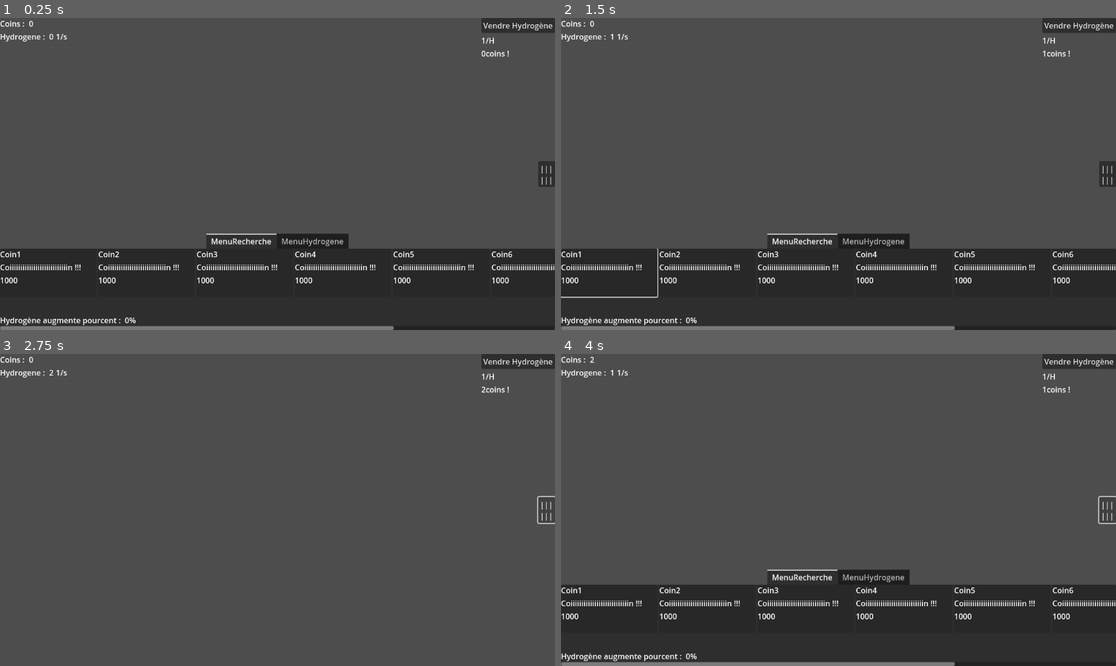
Above: before the commit, frames 1-4 (two rows, left to right).
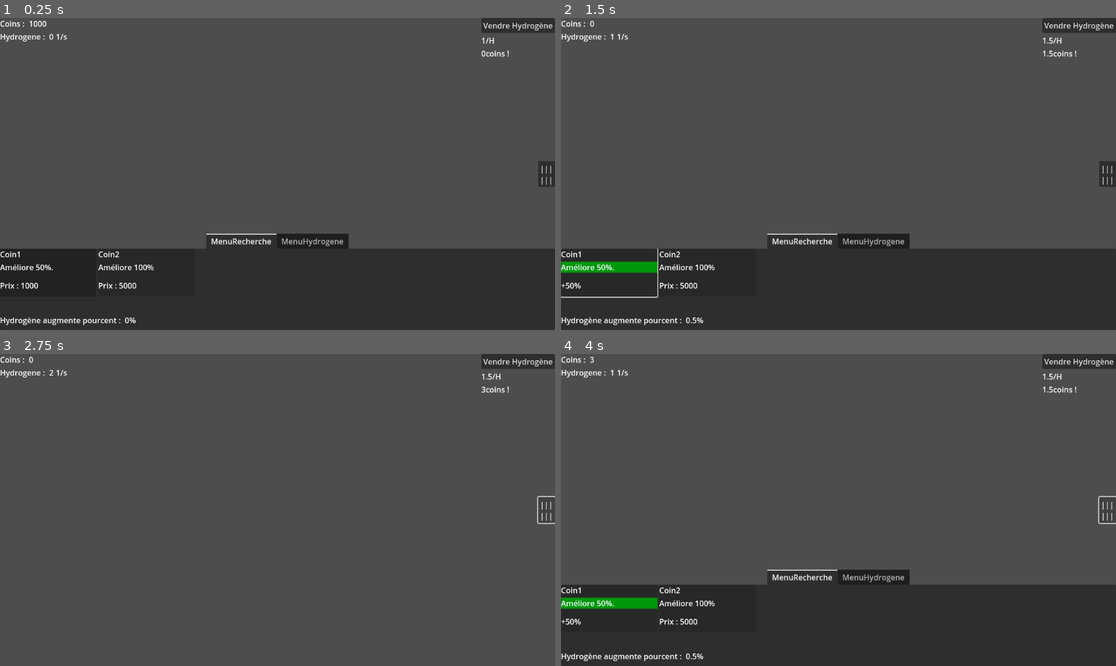
Above: after the commit, the same moments.

Repository: loquils/ASE
Game: Godot game, scene res://Game.tscn
Same seed, same stepped clock (60 frames per second), same inputs: the game is played once before the commit and once after it.
Inputs (mouse positions are in pixels of both pictures, inside the frame that each line leads up to):
- Up to frame 1 (0.25 s): no input
- Up to frame 2 (1.5 s): click "Vendre Hydrogène" at 0.5 s; click (610, 273) at 1.27 s
- Up to frame 3 (2.75 s): click "||| |||" at 2 s
- Up to frame 4 (4 s): click "Vendre Hydrogène" at 2.75 s; click "||| |||" at 3.5 s

The runs differ from the first frame. In frame 1, 2.4% of the frame differs, in the area x 0-100%, y 0-100%; in frame 2, 2.9%; in frame 3, less than 0.1%; in frame 4, 3.0%.

Commit message:
Maj ui
Maj ui des boutons de recherche dans les bouton, et plus dans le menurecherche

Diff:
--- a/Game/ButtonRecherche.gd
+++ b/Game/ButtonRecherche.gd
@@ -4,7 +4,32 @@
 
 func _set_var(recherche):
 	Recherche = recherche
-	$VBoxContainer/NomLabel.text = Recherche.Nom
-	$VBoxContainer/DescriptionLabel.text = Recherche.Description
-	$VBoxContainer/PrixLabel.text = str(Recherche.Prix)
+
 	pressed.connect(RechercheClick.RechercheButtonEventTrigger.bind(Recherche))
+	pressed.connect(ChangeButtonStateToBought)
+
+	$ResearchToBuyVBoxContainer/NomLabel.text = Recherche.Nom
+	$ResearchToBuyVBoxContainer/DescriptionLabel.text = Recherche.Description
+	$ResearchToBuyVBoxContainer/PrixLabel.text = "Prix : " + str(Recherche.Prix)
+
+	$ResearchBoughtVBoxContainer/NomLabel.text = Recherche.Nom
+	$ResearchBoughtVBoxContainer/DescriptionLabel.text = Recherche.Description
+	$ResearchBoughtVBoxContainer/BonusLabel.text = "+" + str(Recherche.AugmentationPercent) + "%"
+
+func _process(_delta):
+	#disabled = true
+	if not Recherche.Achete:
+		if Recherche.Prix <= RessourceManager.Coins:
+			disabled = false
+		else:
+			disabled = true
+
+#Methode trigger lors de l'appuie sur ce bouton
+#Si la recherche est bien achetée, il faut changer la stucture du bouton :
+func ChangeButtonStateToBought():
+	print("Bah ça clique ici :3")
+	if Recherche.Achete:
+		disabled = true
+		$ResearchToBuyVBoxContainer.visible = false
+		$ResearchBoughtVBoxContainer.visible = true
+		print("Recherche achetée :)")
--- a/Game/ButtonRecherche.tscn
+++ b/Game/ButtonRecherche.tscn
@@ -1,6 +1,15 @@
-[gd_scene load_steps=2 format=3 uid="uid://clfwvscofnwyr"]
+[gd_scene load_steps=5 format=3 uid="uid://clfwvscofnwyr"]
 
 [ext_resource type="Script" path="res://ButtonRecherche.gd" id="1_w4hq0"]
+
+[sub_resource type="CanvasTexture" id="CanvasTexture_5vj4l"]
+
+[sub_resource type="StyleBoxTexture" id="StyleBoxTexture_ynp4h"]
+texture = SubResource("CanvasTexture_5vj4l")
+modulate_color = Color(0, 0.592157, 0.0509804, 1)
+
+[sub_resource type="Theme" id="Theme_8d4nh"]
+Label/styles/normal = SubResource("StyleBoxTexture_ynp4h")
 
 [node name="Button" type="Button"]
 custom_minimum_size = Vector2(200, 100)
@@ -13,7 +22,27 @@
 grow_vertical = 2
 script = ExtResource("1_w4hq0")
 
-[node name="VBoxContainer" type="VBoxContainer" parent="."]
+[node name="ResearchBoughtVBoxContainer" type="VBoxContainer" parent="."]
+visible = false
+layout_mode = 2
+offset_right = 200.0
+offset_bottom = 100.0
+
+[node name="NomLabel" type="Label" parent="ResearchBoughtVBoxContainer"]
+layout_mode = 2
+text = "Nom"
+
+[node name="DescriptionLabel" type="Label" parent="ResearchBoughtVBoxContainer"]
+layout_mode = 2
+theme = SubResource("Theme_8d4nh")
+text = "Description"
+
+[node name="BonusLabel" type="Label" parent="ResearchBoughtVBoxContainer"]
+layout_mode = 2
+size_flags_vertical = 6
+text = "Bonus"
+
+[node name="ResearchToBuyVBoxContainer" type="VBoxContainer" parent="."]
 layout_mode = 1
 anchors_preset = 15
 anchor_right = 1.0
@@ -21,11 +50,16 @@
 grow_horizontal = 2
 grow_vertical = 2
 
-[node name="NomLabel" type="Label" parent="VBoxContainer"]
+[node name="NomLabel" type="Label" parent="ResearchToBuyVBoxContainer"]
 layout_mode = 2
+text = "Nom"
 
-[node name="DescriptionLabel" type="Label" parent="VBoxContainer"]
+[node name="DescriptionLabel" type="Label" parent="ResearchToBuyVBoxContainer"]
 layout_mode = 2
+text = "Description"
+text_overrun_behavior = 2
 
-[node name="PrixLabel" type="Label" parent="VBoxContainer"]
+[node name="PrixLabel" type="Label" parent="ResearchToBuyVBoxContainer"]
 layout_mode = 2
+size_flags_vertical = 6
+text = "Label"
--- a/Game/Game.gd
+++ b/Game/Game.gd
@@ -16,7 +16,7 @@
 
 
 func _ready():
-	PrixBaseVenteHydrogene = 1
+	PrixBaseVenteHydrogene = 1.0
 	NiveauHydrogene = {"Force" : 0, "Vitesse" : 0}
 
 	ApportHydrogene = 1
@@ -29,8 +29,7 @@
 	AugmentationHydroForce =  CoefficientsRapportHydrogene["Force"] * NiveauHydrogene["Force"]
 	AugmentationHydroVitesse = CoefficientsRapportHydrogene["Vitesse"] * NiveauHydrogene["Vitesse"]
 
-func recherche_pressed(recherche):
-	print(recherche.Nom)
+
 
 func _process(_delta):
 	$ParticulesContainer/HBoxContainer/Coins.text = str(RessourceManager.Coins)
@@ -78,6 +77,6 @@
 
 
 func _on_button_vendre_pressed():
-	var PrixVenteHydrogene = PrixBaseVenteHydrogene * (1 + $MenuAllGame/MenuRecherche.CurrentBonusesResearches["PrixHydrogenePerCent"])
-	RessourceManager.Coins += round(PrixVenteHydrogene * QuantiteesAtomes["Hydrogene"])
+	var PrixVenteHydrogene = PrixBaseVenteHydrogene * (1.0 + $MenuAllGame/MenuRecherche.CurrentBonusesResearches["PrixHydrogenePerCent"])
+	RessourceManager.Coins += PrixVenteHydrogene * QuantiteesAtomes["Hydrogene"]
 	QuantiteesAtomes["Hydrogene"] = 0
--- a/Game/MenuRecherche.gd
+++ b/Game/MenuRecherche.gd
@@ -7,16 +7,17 @@
 
 # Called when the node enters the scene tree for the first time.
 func _ready():
-	ListeRecherches.append(Recherche.new(0, "Coin1", "Coiiiiiiiiiiiiiiiiiiiiiiiiiiin !!!", 1000, "PrixHydrogenePerCent", 10))
-	ListeRecherches.append(Recherche.new(1, "Coin2", "Coiiiiiiiiiiiiiiiiiiiiiiiiiiin !!!", 1000, "PrixHydrogenePerCent", 100))
-	ListeRecherches.append(Recherche.new(2, "Coin3", "Coiiiiiiiiiiiiiiiiiiiiiiiiiiin !!!", 1000, "PrixHydrogenePerCent", 1000))
-	ListeRecherches.append(Recherche.new(3, "Coin4", "Coiiiiiiiiiiiiiiiiiiiiiiiiiiin !!!", 1000, "PrixHydrogenePerCent", 10000))
-	ListeRecherches.append(Recherche.new(4, "Coin5", "Coiiiiiiiiiiiiiiiiiiiiiiiiiiin !!!", 1000, "PrixHydrogenePerCent", 100000))
-	ListeRecherches.append(Recherche.new(5, "Coin6", "Coiiiiiiiiiiiiiiiiiiiiiiiiiiin !!!", 1000, "PrixHydrogenePerCent", 1000000))
-	ListeRecherches.append(Recherche.new(6, "Coin7", "Coiiiiiiiiiiiiiiiiiiiiiiiiiiin !!!", 1000, "PrixHydrogenePerCent", 10000000))
-	ListeRecherches.append(Recherche.new(7, "Coin8", "Coiiiiiiiiiiiiiiiiiiiiiiiiiiin !!!", 1000, "PrixHydrogenePerCent", 100000000))
-	RechercheClick.connect("button_pressed", AchatRehercheButtonPressed)
+	#ListeRecherches.append(Recherche.new(0, "Coin1", "Améliore le prix de vente de l'hydrogène de 10%.", 1000, "PrixHydrogenePerCent", 10))
+	#ListeRecherches.append(Recherche.new(1, "Coin2", "Améliore le prix de vente de l'hydrogène de 100%.", 5000, "PrixHydrogenePerCent", 100))
+	#ListeRecherches.append(Recherche.new(2, "Coin3", "Améliore le prix de vente de l'hydrogène de 1 000%.", 20000, "PrixHydrogenePerCent", 1000))
+	#ListeRecherches.append(Recherche.new(3, "Coin4", "Améliore le prix de vente de l'hydrogène de 10 000%.", 50000, "PrixHydrogenePerCent", 10000))
+	ListeRecherches.append(Recherche.new(0, "Coin1", "Améliore 50%.", 1000, "PrixHydrogenePerCent", 50))
+	ListeRecherches.append(Recherche.new(1, "Coin2", "Améliore 100%", 5000, "PrixHydrogenePerCent", 100))
+	#ListeRecherches.append(Recherche.new(2, "Coin3", "Améliore 1 000%", 20000, "PrixHydrogenePerCent", 1000))
+	#ListeRecherches.append(Recherche.new(3, "Coin4", "Améliore 10 000%", 50000, "PrixHydrogenePerCent", 10000))
 
+	#On connecte ici l'appuie du bouton lors de l'achat d'une recherche
+	RechercheClick.connect("Research_button_pressed", AchatRehercheButtonPressed)
 
 	for recherche in ListeRecherches:
 		var newRecherchebutton = but.instantiate()
@@ -25,13 +26,6 @@
 
 func _process(_delta):
 	$HBoxContainer/AugmenteLabel.text = str(CurrentBonusesResearches["PrixHydrogenePerCent"]) + "%"
-	#TODO: Il faut changer ça pour opti : on peut s'arreter une fois qu'on à trouvé une recherche qu'on a pas (et mettre toutes celles de derière en non clicable ?)
-	for button in $ScrollContainer/HBoxContainer.get_children():
-		if not button.Recherche.Achete:
-			if button.Recherche.Prix > RessourceManager.Coins:
-				button.disabled = true
-			else:
-				button.disabled = false
 
 
 #Methode appellee par le signal lors de l'appuie sur un des boutons de recherches
@@ -59,4 +53,4 @@
 		if recherche.Achete:
 			match recherche.Augmentation:
 				"PrixHydrogenePerCent":
-					CurrentBonusesResearches["PrixHydrogenePerCent"] += recherche.AugmentationPercent
+					CurrentBonusesResearches["PrixHydrogenePerCent"] = CurrentBonusesResearches["PrixHydrogenePerCent"] + recherche.AugmentationPercent/100.0
--- a/Game/RessourceManager.gd
+++ b/Game/RessourceManager.gd
@@ -4,7 +4,7 @@
 
 # Called when the node enters the scene tree for the first time.
 func _ready():
-	Coins = 0
+	Coins = 1000
 
 
 # Called every frame. 'delta' is the elapsed time since the previous frame.
--- a/Game/project.godot
+++ b/Game/project.godot
@@ -17,8 +17,8 @@
 
 [autoload]
 
+RessourceManager="*res://RessourceManager.gd"
 RechercheClick="*res://rechercheClick.gd"
-RessourceManager="*res://RessourceManager.gd"
 
 [rendering]
 
--- a/Game/rechercheClick.gd
+++ b/Game/rechercheClick.gd
@@ -1,6 +1,6 @@
 extends Node
 
-signal button_pressed(recherche)
+signal Research_button_pressed(recherche)
 
 func RechercheButtonEventTrigger(recherche):
-	button_pressed.emit(recherche)
+	Research_button_pressed.emit(recherche)
